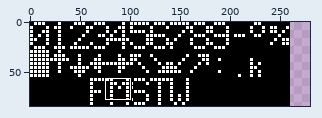
One commit to this pixel-art file: originals/led.aseprite. The picture above shows the old version from afar; the outline marks the close-up.
Close-up. As it was:
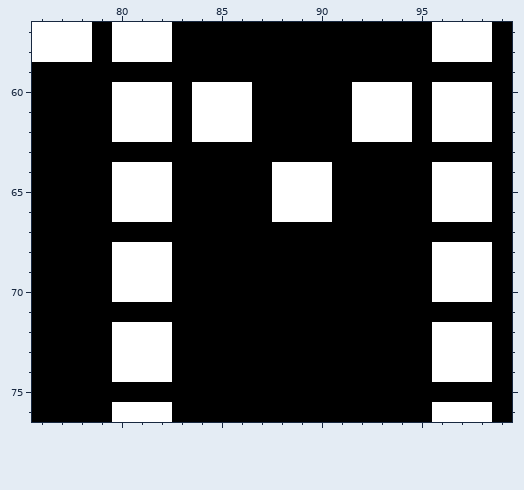
260x84 pixels, 1 frame. Shown: x 76..99, y 57..76. The old version is drawn lined up with the new one, on the new canvas. The commit also changed other parts of the picture, which this record leaves out.
After the commit:
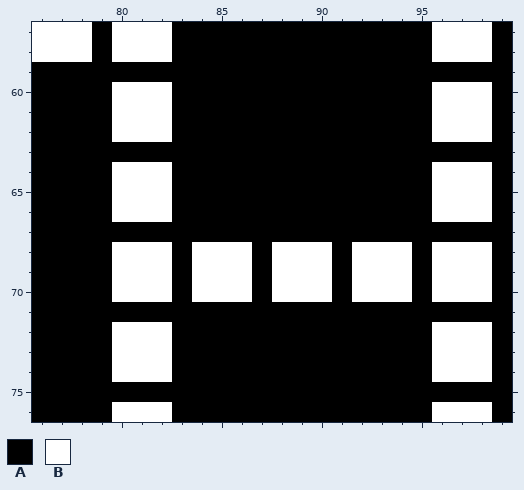
Palette (. is transparent): A #000000  B #ffffff
The exact change:
{"change": "canvas 260x84 -> 280x84"}
{"y":60,"x":84,"old":"BBB","new":"AAA"}
{"y":60,"x":92,"old":"BBB","new":"AAA"}
{"y":61,"x":84,"old":"BBB","new":"AAA"}
{"y":61,"x":92,"old":"BBB","new":"AAA"}
{"y":62,"x":84,"old":"BBB","new":"AAA"}
{"y":62,"x":92,"old":"BBB","new":"AAA"}
{"y":64,"x":88,"old":"BBB","new":"AAA"}
{"y":65,"x":88,"old":"BBB","new":"AAA"}
{"y":66,"x":88,"old":"BBB","new":"AAA"}
{"y":68,"x":84,"old":"AAA","new":"BBB"}
{"y":68,"x":88,"old":"AAA","new":"BBB"}
{"y":68,"x":92,"old":"AAA","new":"BBB"}
{"y":69,"x":84,"old":"AAA","new":"BBB"}
{"y":69,"x":88,"old":"AAA","new":"BBB"}
{"y":69,"x":92,"old":"AAA","new":"BBB"}
{"y":70,"x":84,"old":"AAA","new":"BBB"}
{"y":70,"x":88,"old":"AAA","new":"BBB"}
{"y":70,"x":92,"old":"AAA","new":"BBB"}
{"label":"changed","picture_box":[192,82,412,302]}
